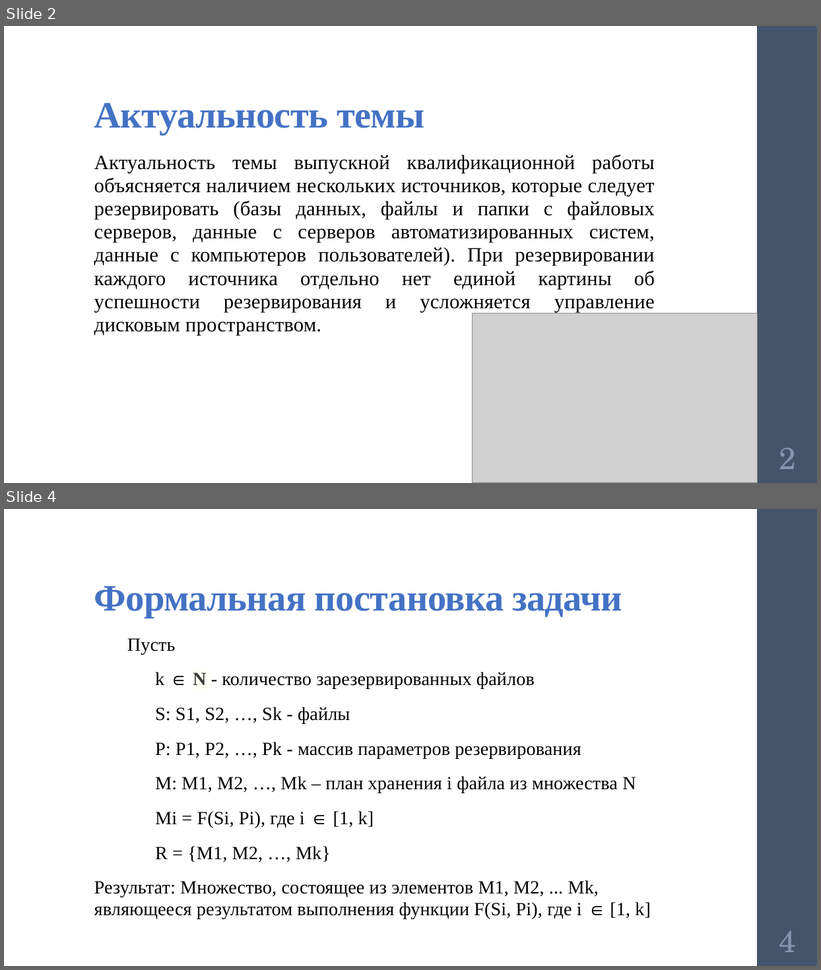
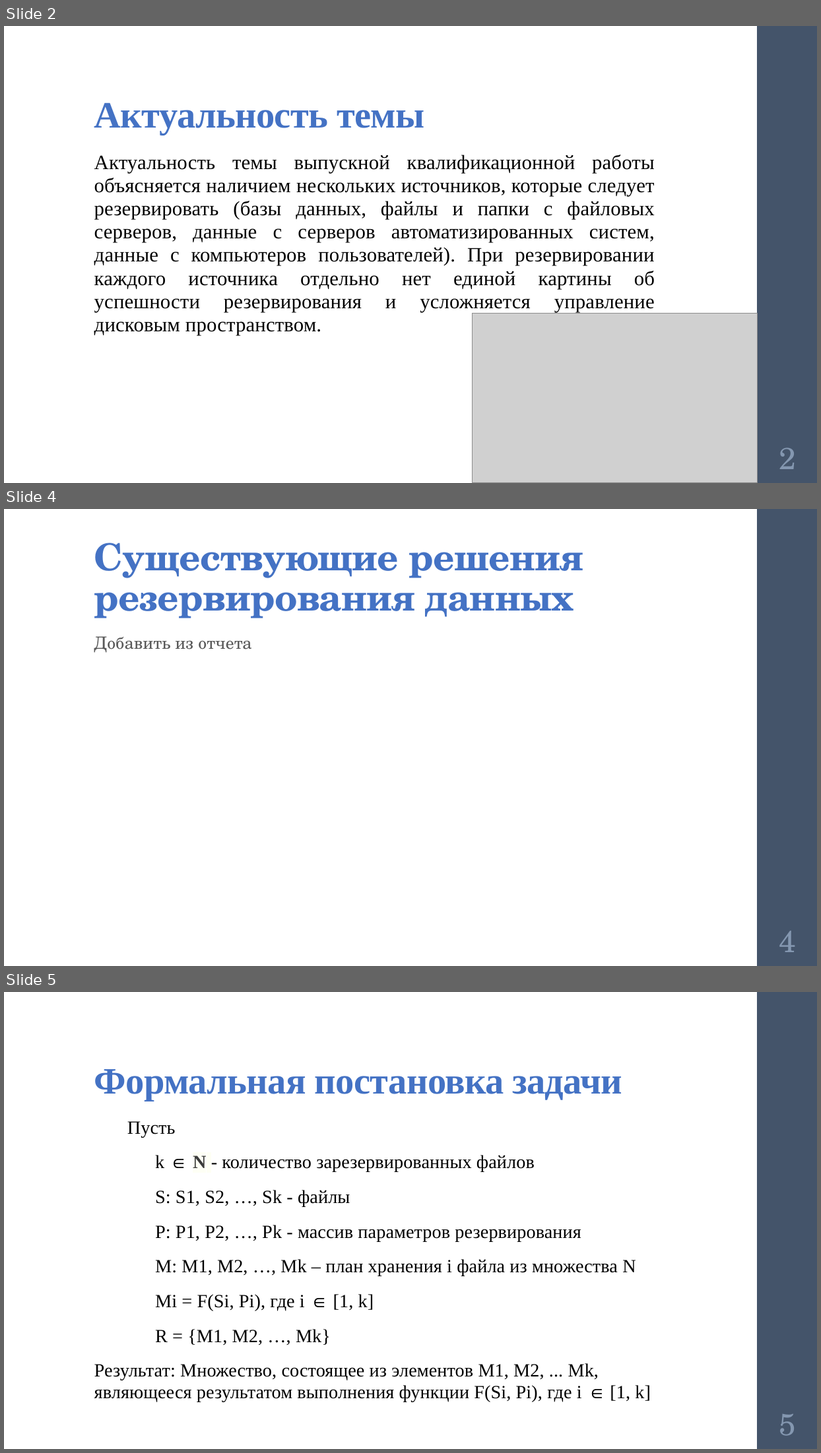
Before and after one commit to polyakovGit/BackupSystem, a slide deck: Razrabotka_PO_PresentationV5.pptx. Shown one above the other, each under a label of ours: slides 2 and 4 before the commit, slides 2, 4 and 5 after it; the slides between them are not shown. The pictures are 821x970 and 821x1453 pixels, drawn with LibreOffice and Linux fonts; fonts in the diff are those of the drawing; grey boxes stand for pictures. Boxes give left, top, right and bottom in pixels: in the first picture for what was removed or moved away, otherwise in the second. Text is boxed around its words. In the diff, an @@ line names an element or a change of style, - is before the commit and + after.

Commit message:
редактирование отчета и презентации

```diff
--- a/Razrabotka_PO_PresentationV5.pptx
+++ b/Razrabotka_PO_PresentationV5.pptx
@@ slide 4 added at bbox=[4, 509, 817, 966], background #FFFFFF; not listed: 1 template element that a slide beside it also shows @@
@@ title added at bbox=[94, 543, 583, 619], 44 pt, text #4472C4, bold @@
+Существующие решения резервирования данных
@@ text added at bbox=[94, 636, 252, 653], 20 pt, text #595959 @@
+Добавить из отчета
@@ page number added at bbox=[779, 931, 796, 953], 36 pt, text #8497B0 @@
+4
@@ what was slide 4 is now slide 5 @@
@@ page number at bbox=[779, 1414, 796, 1436]: text changed @@
-4
+5
```
Also in this commit, not shown: 4 slides changed, 2 other files.
